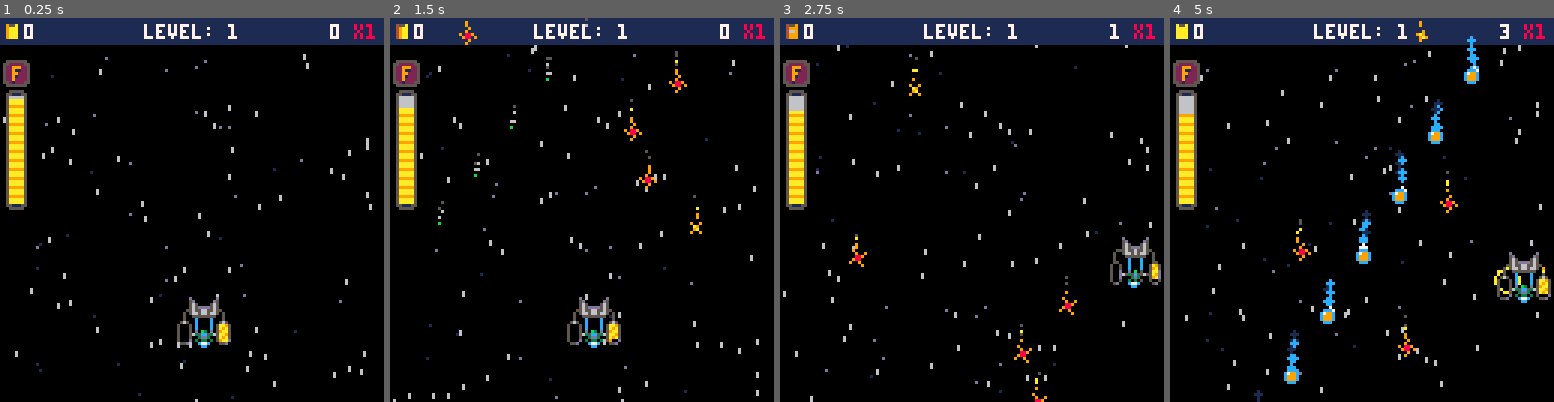
Above: before the commit, frames 1-4 (left to right).
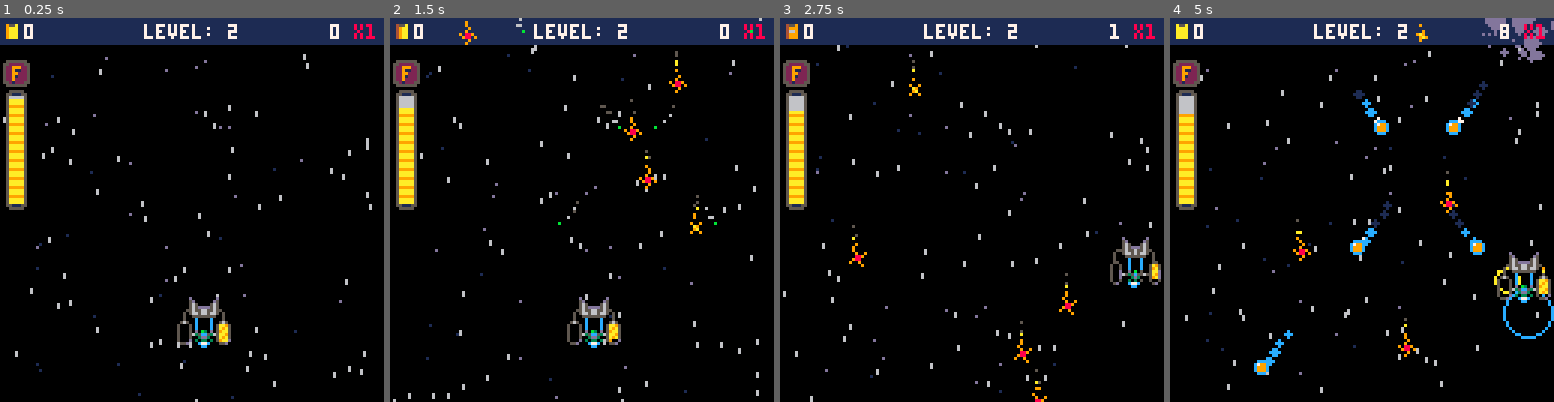
Above: after the commit, the same moments.

Repository: jacobneal65/drop-p8
Game: PICO-8 cartridge drop.p8
The game is run twice, just before and just after one commit, with the same random seed, the same clock (stepped at 60 frames per second) and the same inputs.
Inputs:
- Up to frame 1 (0.25 s): no input
- Up to frame 2 (1.5 s): no input
- Up to frame 3 (2.75 s): hold Right 1.6-2.1 s; hold Up 2.15-2.42 s; hold Right from 2.47 s (still down)
- Up to frame 4 (5 s): release Right at 3.03 s; hold Left 3.08-3.58 s; hold Down 3.63-3.97 s; hold Right 4.02-4.68 s; hold Up from 4.73 s (still down)

The runs differ from the first frame. In frame 1, less than 0.1% of the frame differs, in the area x 59-62%, y 1-5%; in frame 2, 0.4%; in frame 3, 0.2%; in frame 4, 4.1%, in the area x 21-100%, y 0-100%.

Commit message:
music update

Diff:
--- a/drop.p8
+++ b/drop.p8
@@ -6,8 +6,8 @@
 --by olivander65
 function _init()
 	music(1)
-	level=1
-	wave=7
+	level=2
+	wave=1
 	t=0
 	debug={""}
 	effects={}
@@ -37,7 +37,7 @@
 	--pattern,sx,end_x,bez_arr
 	levels={
 		{{9,80,80},{7,80,80},{0,8,64},{1,64,120},{0,8,64},{9,80,80},{7,80,80}},
-		{{2,64,64},{3,0,10},{2,64,64},{3,0,10},{4,48,80},{5,32,64,{64,-10,-40,32,64,140}},{5,32,64,{64,-10,168,32,64,140}}},
+		{{2,0,60},{3,0,10},{2,0,60},{3,0,10},{4,48,80},{5,32,64,{64,-10,-40,32,64,140}},{5,32,64,{64,-10,168,32,64,140}}},
 
 	}
 
@@ -348,7 +348,7 @@
 		--cros
 		if _typ==2 and i%2==0 then
 			_i=i-1
-			nx=118
+			nx=_x+80
 		--line
 		elseif _typ==3 then
 			nx=20*i
@@ -874,12 +874,13 @@
 
 function drw_eol()
 	draw_sun()
-	draw_mothership()
+
 	d_plyr()
 	draw_fuel()
 	drw_eol_mask()
 	rectfill(0,0,128,8,1)
 	draw_fx()
+	draw_mothership()
 	drw_points()
 	draw_warp()
 end
Not shown, changed: the music (__music__) section of drop.p8
Not shown, changed: the sound effects (__sfx__) section of drop.p8
Not shown, changed: sheet drop.xlsx
